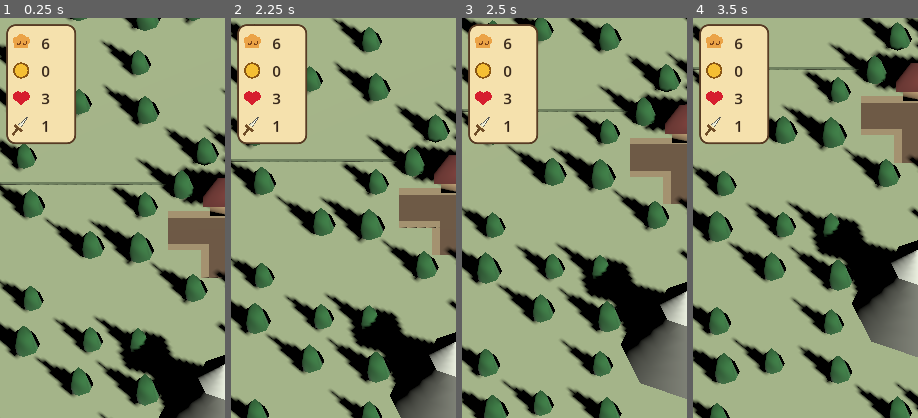
Above: before the commit, frames 1-4 (left to right).
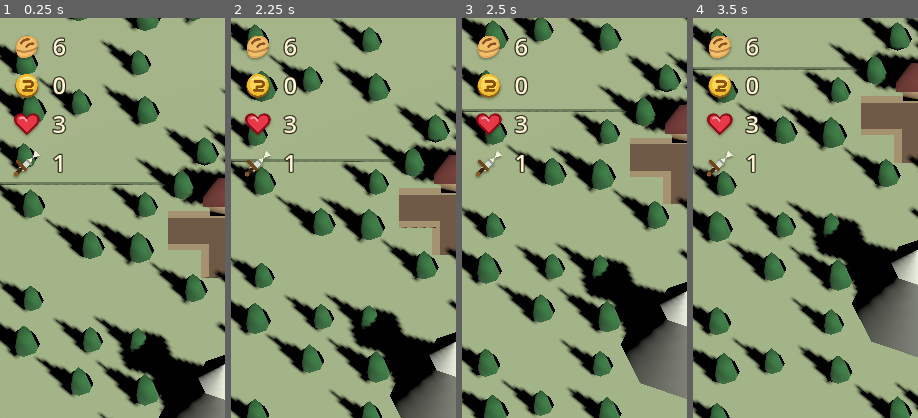
Above: after the commit, the same moments.

Repository: Reicher/The-Road-North
Game: Godot game, scene res://scenes/main.tscn
Same seed, same stepped clock (60 frames per second), same inputs: the game is played once before the commit and once after it.
Inputs (mouse positions are % of the whole screen's width and height, from its top left):
- Up to frame 1 (0.25 s): no input
- Up to frame 2 (2.25 s): tap Enter at 0.5 s; drag from (50, 89) to (60, 28) at 0.52 s; click "Use" at 1.25 s; click "Cancel" at 2 s
- Up to frame 3 (2.5 s): no input
- Up to frame 4 (3.5 s): drag from (30, 90) to (45, 70) at 2.77 s
The pictures show only the part of the screen within x 0-50%, y 0-50%; the shares and areas given below are measured in that part.

The runs differ from the first frame. In frame 1, 9.6% of the frame differs, in the area x 2-34%, y 1-40%; in frame 2, 9.5%; in frame 3, 9.6%; in frame 4, 9.6%.

Commit message:
Enlarge player stats HUD and switch to image icons

Diff:
--- a/scripts/player_stats_ui.gd
+++ b/scripts/player_stats_ui.gd
@@ -2,12 +2,18 @@
 extends Control
 
 const UIStyle = preload("res://scripts/ui_style.gd")
+const ICON_PATHS := {
+	"food": "res://assets/images/stat_food.png",
+	"gold": "res://assets/images/stat_gold.png",
+	"health": "res://assets/images/stat_health.png",
+	"power": "res://assets/images/stat_power.png",
+}
 
 @export var player_path: NodePath
 @export var top_margin := 10.0
 @export var left_margin := 10.0
-@export var icon_size := 34.0
-@export var row_height := 44.0
+@export var icon_size := 52.0
+@export var row_height := 62.0
 @export var panel_color := Color.TRANSPARENT
 @export var border_color := Color.TRANSPARENT
 
@@ -16,12 +22,13 @@
 var _pulse_strength: Dictionary = {}
 var _pulse_sign: Dictionary = {}
 var _pulse_tween: Tween
+var _icon_cache: Dictionary = {}
 
 
 func _ready() -> void:
 	mouse_filter = Control.MOUSE_FILTER_IGNORE
 	_player = get_node_or_null(player_path) as GamePlayer
-	custom_minimum_size = Vector2(112.0, row_height * 4.0 + 16.0)
+	custom_minimum_size = Vector2(154.0, row_height * 4.0 + 10.0)
 	size = custom_minimum_size
 	position = Vector2(left_margin, top_margin)
 	if _player != null and not _player.health_changed.is_connected(_on_player_health_changed):
@@ -38,10 +45,6 @@
 
 
 func _draw() -> void:
-	var rect := Rect2(Vector2.ZERO, size)
-	var fill := panel_color if panel_color != Color.TRANSPARENT else UIStyle.panel_fill(self)
-	var border := border_color if border_color != Color.TRANSPARENT else UIStyle.panel_border(self)
-	UIStyle.draw_panel(self, rect, fill, border)
 	_draw_stat_row(0, "food", _get_food())
 	_draw_stat_row(1, "gold", _get_gold())
 	_draw_stat_row(2, "health", _get_health())
@@ -49,29 +52,25 @@
 
 
 func _draw_stat_row(index: int, stat_name: String, value: int) -> void:
-	var row_center := Vector2(24.0, 8.0 + row_height * float(index) + row_height * 0.5)
+	var row_center := Vector2(33.0, 5.0 + row_height * float(index) + row_height * 0.5)
 	var pulse := float(_pulse_strength.get(stat_name, 0.0))
 	if pulse > 0.0:
-		var row_rect := Rect2(Vector2(6.0, row_center.y - row_height * 0.43), Vector2(size.x - 12.0, row_height * 0.86))
 		var sign := int(_pulse_sign.get(stat_name, 1))
 		var glow := _get_stat_glow_color(stat_name, sign)
-		glow.a = 0.16 + pulse * 0.44
-		draw_rect(row_rect, glow, true)
-		draw_arc(row_center, icon_size * (0.60 + pulse * 0.16), 0.0, TAU, 28, glow.lightened(0.20), maxf(2.0, 5.0 * pulse))
+		glow.a = 0.22 + pulse * 0.46
+		draw_circle(row_center, icon_size * (0.48 + pulse * 0.16), glow)
+		draw_arc(row_center, icon_size * (0.64 + pulse * 0.15), 0.0, TAU, 28, glow.lightened(0.20), maxf(2.0, 5.0 * pulse))
 
-	if stat_name == "food":
-		StatIconPainter.draw_food(self, row_center, icon_size)
-	elif stat_name == "gold":
-		StatIconPainter.draw_gold(self, row_center, icon_size)
-	elif stat_name == "health":
-		StatIconPainter.draw_heart(self, row_center, icon_size)
-	elif stat_name == "power":
-		StatIconPainter.draw_sword(self, row_center, icon_size)
+	var icon := _get_stat_icon(stat_name)
+	if icon != null:
+		var icon_rect := Rect2(row_center - Vector2.ONE * icon_size * 0.5, Vector2.ONE * icon_size)
+		draw_texture_rect(icon, icon_rect, false)
 
 	var font: Font = ThemeDB.fallback_font
-	var text_position := Vector2(56.0, row_center.y + 10.0)
-	draw_string_outline(font, text_position, str(value), HORIZONTAL_ALIGNMENT_LEFT, 42.0, 24, 4, UIStyle.panel_fill(self))
-	draw_string(font, text_position, str(value), HORIZONTAL_ALIGNMENT_LEFT, 42.0, 24, UIStyle.text(self))
+	var font_size := 38
+	var text_position := Vector2(74.0, row_center.y + 14.0)
+	draw_string_outline(font, text_position, str(value), HORIZONTAL_ALIGNMENT_LEFT, 78.0, font_size, 7, Color(0.10, 0.08, 0.05, 0.92))
+	draw_string(font, text_position, str(value), HORIZONTAL_ALIGNMENT_LEFT, 78.0, font_size, Color(1.0, 0.96, 0.84))
 
 
 func _get_food() -> int:
@@ -151,6 +150,21 @@
 	}
 
 
+func _get_stat_icon(stat_name: String) -> Texture2D:
+	if _icon_cache.has(stat_name):
+		return _icon_cache[stat_name]
+	var path := str(ICON_PATHS.get(stat_name, ""))
+	if path.is_empty():
+		return null
+	var image := Image.new()
+	var error := image.load_png_from_buffer(FileAccess.get_file_as_bytes(path))
+	if error != OK or image.is_empty():
+		return null
+	var texture := ImageTexture.create_from_image(image)
+	_icon_cache[stat_name] = texture
+	return texture
+
+
 func _get_inventory() -> InventoryUI:
 	if _player == null or _player.inventory_path.is_empty():
 		return null
Binary file added: assets/images/stat_food.png
Not shown, added: assets/images/stat_food.png.import
Binary file added: assets/images/stat_gold.png
Not shown, added: assets/images/stat_gold.png.import
Binary file added: assets/images/stat_health.png
Not shown, added: assets/images/stat_health.png.import
Binary file added: assets/images/stat_power.png
Not shown, added: assets/images/stat_power.png.import
